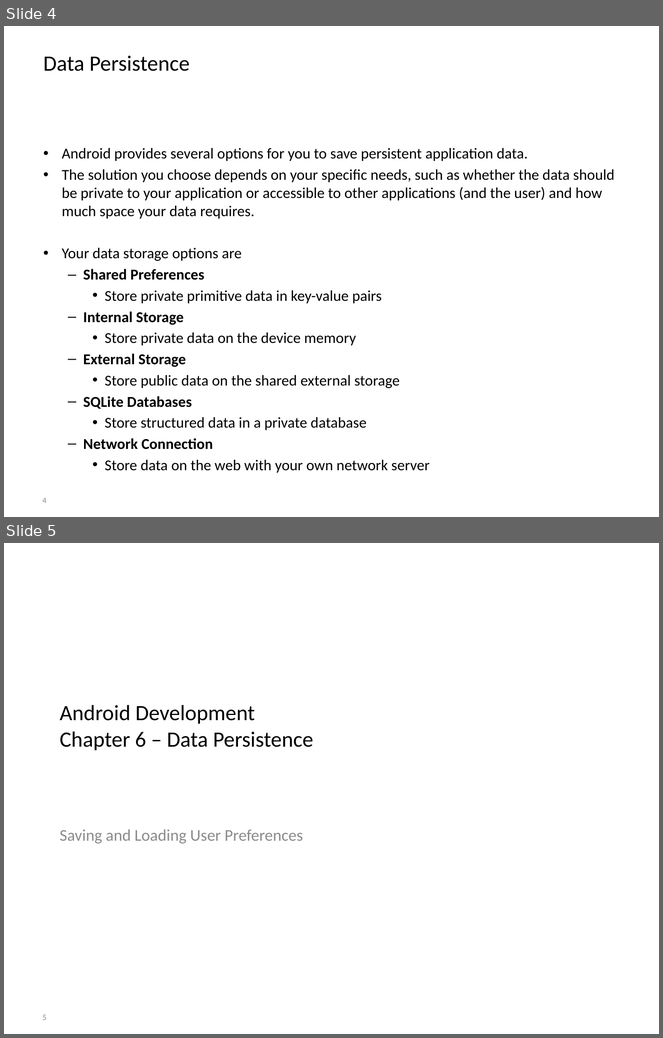
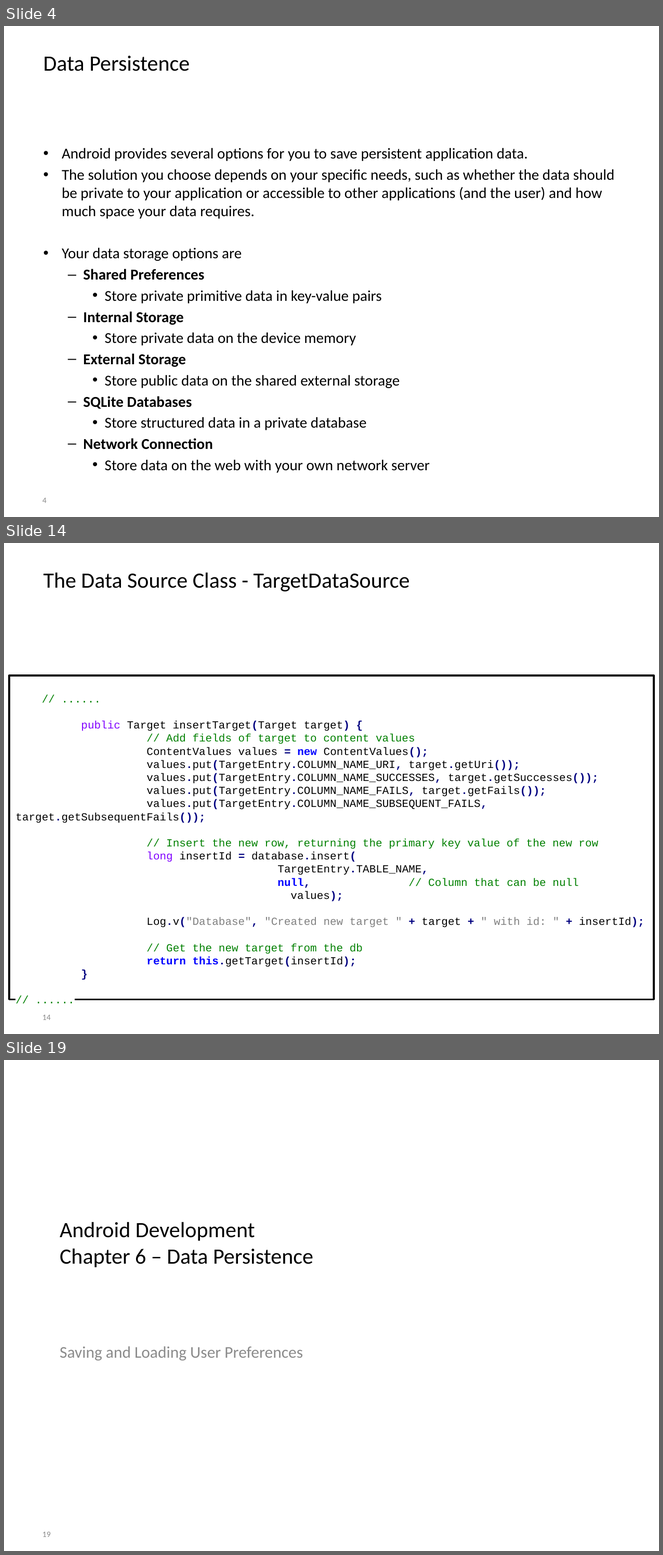
Before and after one commit to BioBoost/android_development_course, a slide deck: slides/chapter6_data_persistence.pptx. Shown one above the other, each under a label of ours: slides 4 and 5 before the commit, slides 4, 14 and 19 after it; the slides between them are not shown. The pictures are 663x1038 and 663x1555 pixels, drawn with LibreOffice and Linux fonts; fonts in the diff are those of the drawing; background and template pictures are left out. Boxes give left, top, right and bottom in pixels: in the first picture for what was removed or moved away, otherwise in the second. Text is boxed around its words. In the diff, an @@ line names an element or a change of style, - is before the commit and + after.

```diff
--- a/slides/chapter6_data_persistence.pptx
+++ b/slides/chapter6_data_persistence.pptx
@@ slide 14 added at bbox=[4, 543, 659, 1034], background picture (left out) @@
@@ title added at bbox=[44, 572, 410, 592], 24 pt, text #000000 @@
+The Data Source Class - TargetDataSource
@@ rectangle added at bbox=[9, 676, 654, 1000], fill #FFFFFF, outline #000000 2 pt, 12 pt, text #000000 @@
+// ......
+public Target insertTarget(Target target) {
+// Add fields of target to content values
+ContentValues values = new ContentValues();
+values.put(TargetEntry.COLUMN_NAME_URI, target.getUri());
+values.put(TargetEntry.COLUMN_NAME_SUCCESSES, target.getSuccesses());
+values.put(TargetEntry.COLUMN_NAME_FAILS, target.getFails());
+values.put(TargetEntry.COLUMN_NAME_SUBSEQUENT_FAILS, target.getSubsequentFails());
+// Insert the new row, returning the primary key value of the new row
+long insertId = database.insert(
+TargetEntry.TABLE_NAME,
+null, // Column that can be null
+values);
+Log.v("Database", "Created new target " + target + " with id: " + insertId);
+// Get the new target from the db
+return this.getTarget(insertId);
+}
+// ......
@@ page number added at bbox=[42, 1015, 51, 1020], 9 pt, text #8C8C8C @@
+14
@@ what was slide 5 is now slide 19 @@
@@ page number at bbox=[42, 1532, 51, 1537]: text changed @@
-5
+19
```
Also in this commit, not shown: 14 other slides added, 2 other files.
